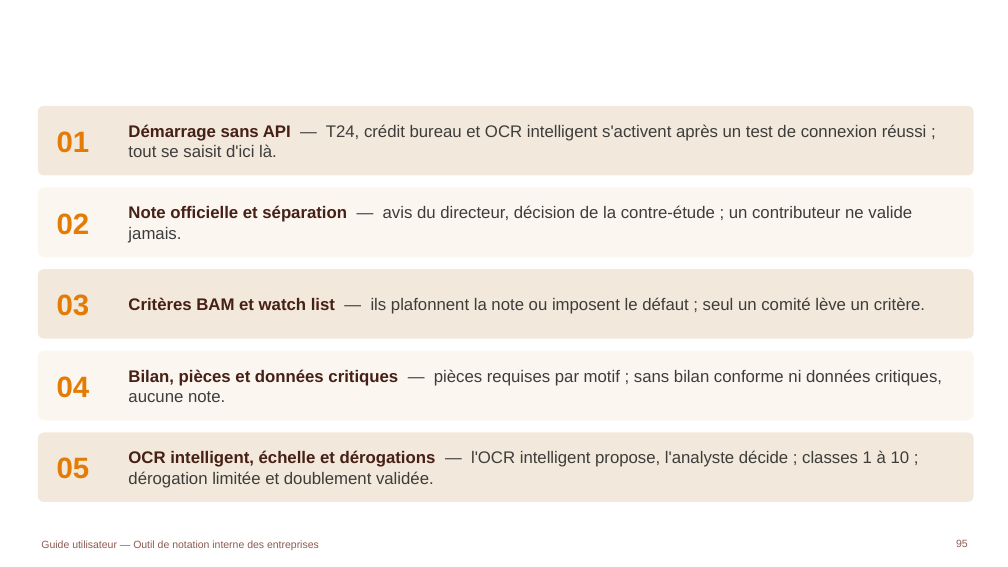
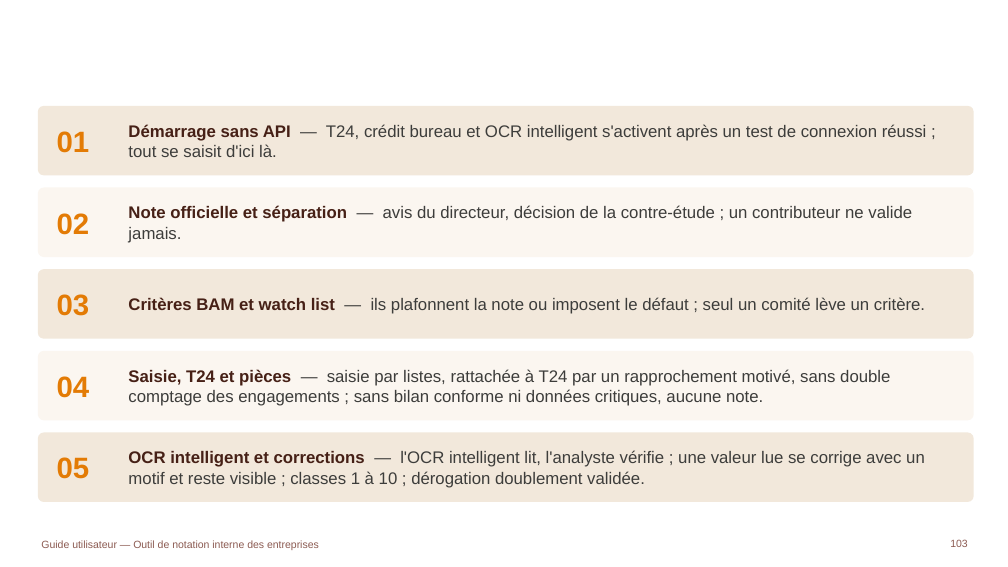
Before and after one commit to tariqeddoumi/Entreprise-scoring-cl, a slide deck: slide 103 of docs/guides/Guide_utilisateur_outil_notation.pptx (slide 95 before the commit). Drawn at 1008x567 pixels with LibreOffice and Linux fonts; fonts in the diff are those of the drawing; background and template pictures are left out. Boxes give left, top, right and bottom in pixels: in the first picture for what was removed or moved away, otherwise in the second. Text is boxed around its words. In the diff, an @@ line names an element or a change of style, - is before the commit and + after.

```diff
--- a/docs/guides/Guide_utilisateur_outil_notation.pptx
+++ b/docs/guides/Guide_utilisateur_outil_notation.pptx
@@ text at [128, 369, 890, 406]: text changed @@
-Bilan, pièces et données critiques — pièces requises par motif ; sans bilan conforme ni données critiques, aucune note.
+Saisie, T24 et pièces — saisie par listes, rattachée à T24 par un rapprochement motivé, sans double comptage des engagements ; sans bilan conforme ni données critiques, aucune note.
@@ text at [128, 450, 925, 488]: text changed @@
-OCR intelligent, échelle et dérogations — l'OCR intelligent propose, l'analyste décide ; classes 1 à 10 ; dérogation limitée et doublement validée.
+OCR intelligent et corrections — l'OCR intelligent lit, l'analyste vérifie ; une valeur lue se corrige avec un motif et reste visible ; classes 1 à 10 ; dérogation doublement validée.
@@ page number at [950, 539, 967, 547]: text changed @@
-95
+103
```
Also in this commit, not shown: 10 other slides changed, 8 slides added, 18 other files.
